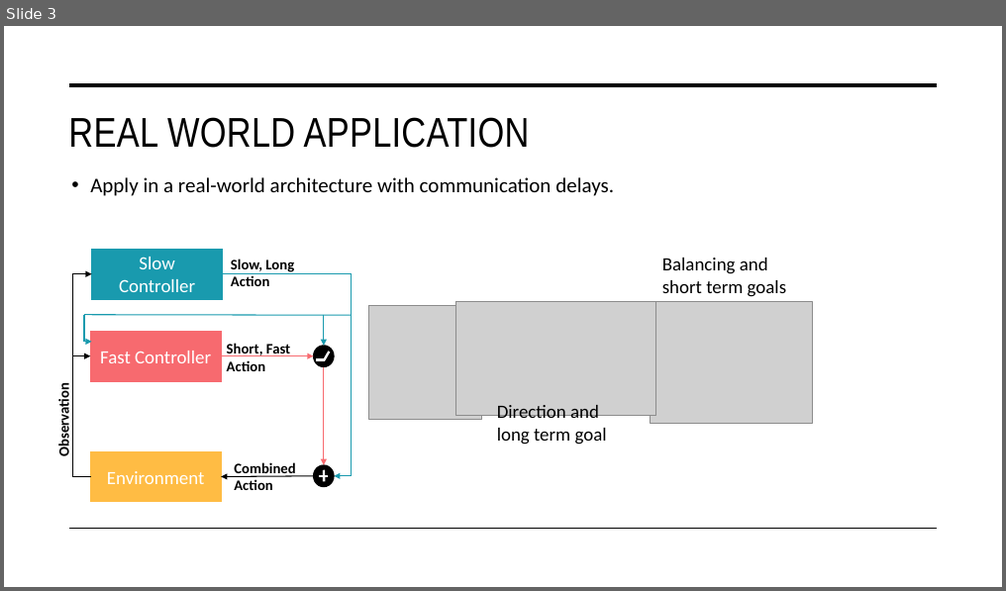
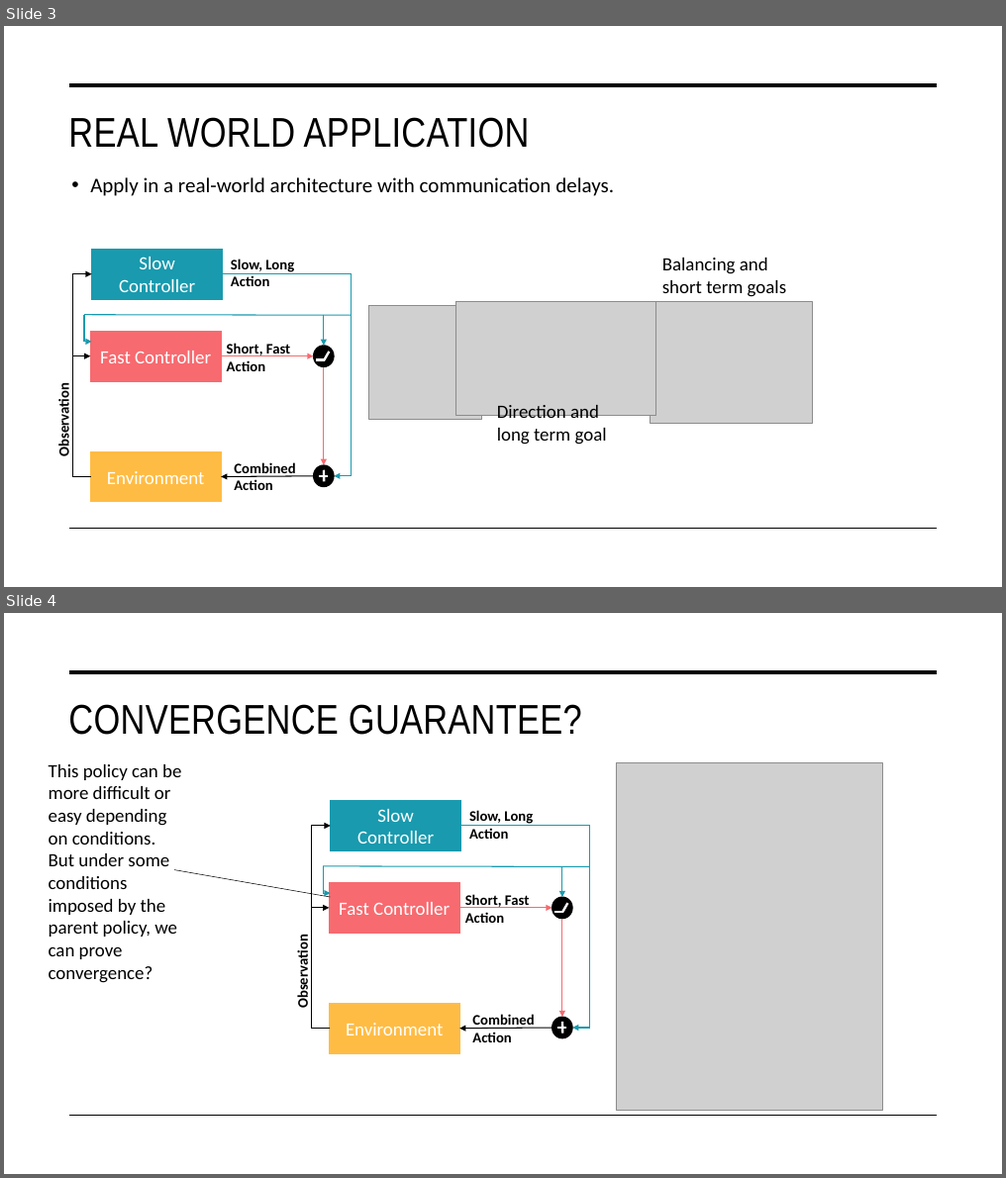
Before and after one commit to miracleyoo/TD3, a slide deck: documents/Temporally Layered Architecture.pptx. Shown one above the other, each under a label of ours: slide 3 before the commit, slides 3 and 4 after it. The pictures are 1006x591 and 1006x1178 pixels, drawn with LibreOffice and Linux fonts; fonts in the diff are those of the drawing; grey boxes stand for pictures. Boxes give left, top, right and bottom in pixels: in the first picture for what was removed or moved away, otherwise in the second. Text is boxed around its words. In the diff, an @@ line names an element or a change of style, - is before the commit and + after.

Commit message:
update

```diff
--- a/documents/Temporally Layered Architecture.pptx
+++ b/documents/Temporally Layered Architecture.pptx
@@ slide 4 added at <box>4,613,1002,1174</box>, background #FFFFFF; not listed: 2 template elements that a slide beside it also shows @@
@@ title added at <box>68,704,582,735</box>, 40 pt, text #000000 @@
+CONVERGENCE GUARANTEE?
@@ text added at <box>49,764,181,983</box>, 18 pt, text #000000 @@
+This policy can be more difficult or easy depending on conditions. But under some conditions imposed by the parent policy, we can prove convergence?
@@ picture added at <box>616,763,882,1111</box> @@
@@ line added from (331, 897) to (174, 869), #000000 0.5 pt @@
@@ group added at <box>294,801,590,1054</box>: 6 lines, 5 arrows, 4 texts, 3 rectangles, 3 elbow arrows, 2 ellipses @@
+Slow Controller
+Fast Controller
+Environment
+Slow, Long Action
+Short, Fast
+Action
+Combined
+Action
+Observation
```
Also in this commit, not shown: 6 other slides added.
